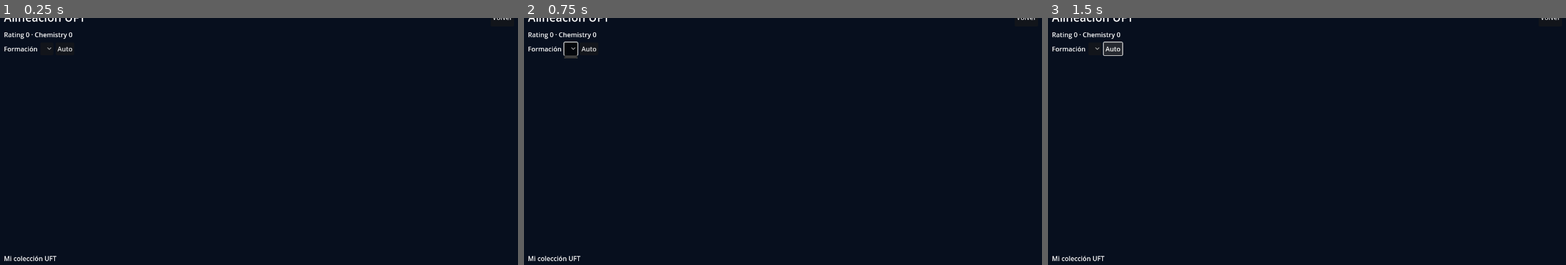
Above: before the commit, frames 1-3 (left to right).
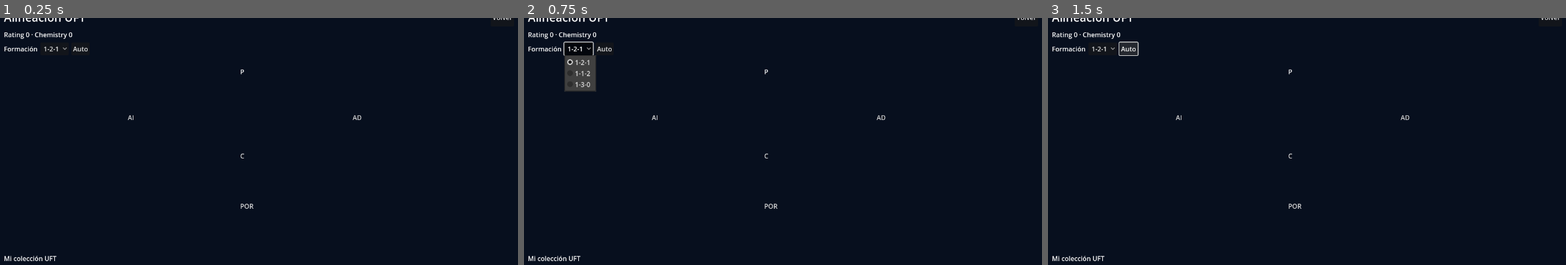
Above: after the commit, the same moments.

Repository: tenemostuseguro/uft27
Game: Godot game, scene res://scenes/UFTSquadMenu2D.tscn
Two runs of this game, one before a commit and one after it. Both use one fixed random seed, a clock stepped at 60 frames per second and the inputs below. This scene is started directly instead of the project's main scene.
Inputs (mouse positions are in pixels of both pictures, inside the frame that each line leads up to; where the layout moved, square brackets give the same spot in the first picture):
- Up to frame 1 (0.25 s): no input
- Up to frame 2 (0.75 s): click (580, 47) [570, 47] at 0.5 s
- Up to frame 3 (1.5 s): click "Auto" at 1.25 s

The runs differ from the first frame. In frame 1, 0.2% of the frame differs, in the area x 8-70%, y 11-78%; in frame 2, 1.1%, in the area x 7-70%, y 9-78%; in frame 3, 0.4%.
Error before the commit: Parse Error: Expected new line after "\". (res://scripts/uft_squad_menu_2d.gd:105)

Commit message:
Fix GDScript parse error in squad card label format string

Diff:
--- a/godot-futsal/scripts/uft_squad_menu_2d.gd
+++ b/godot-futsal/scripts/uft_squad_menu_2d.gd
@@ -102,7 +102,7 @@
 	card_name.horizontal_alignment = HORIZONTAL_ALIGNMENT_CENTER
 	card_name.add_theme_font_size_override("font_size", 12)
 	var player: Dictionary = card.get("player", {})
-	card_name.text = \"%s %d\" % [str(player.get("main_position", "")), int(card.get("ovr", 0))]
+	card_name.text = "%s %d" % [str(player.get("main_position", "")), int(card.get("ovr", 0))]
 	vb.add_child(card_name)
 	holder.gui_input.connect(func(event: InputEvent) -> void:
 		if event is InputEventMouseButton and event.button_index == MOUSE_BUTTON_LEFT and event.pressed:
